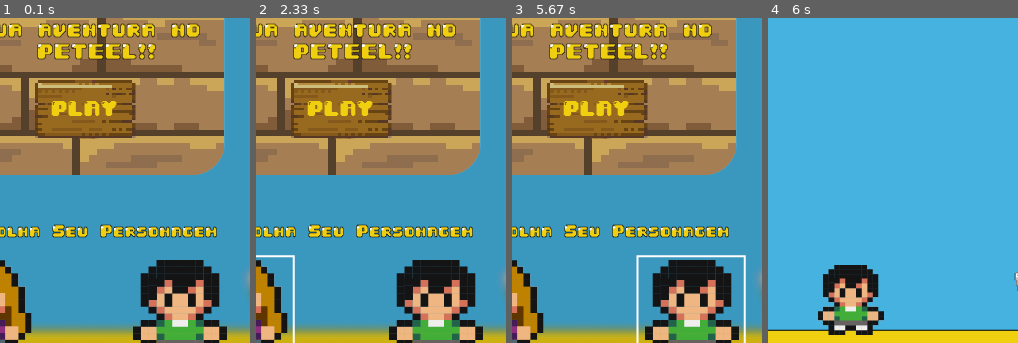
Above: before the commit, frames 1-4 (left to right).
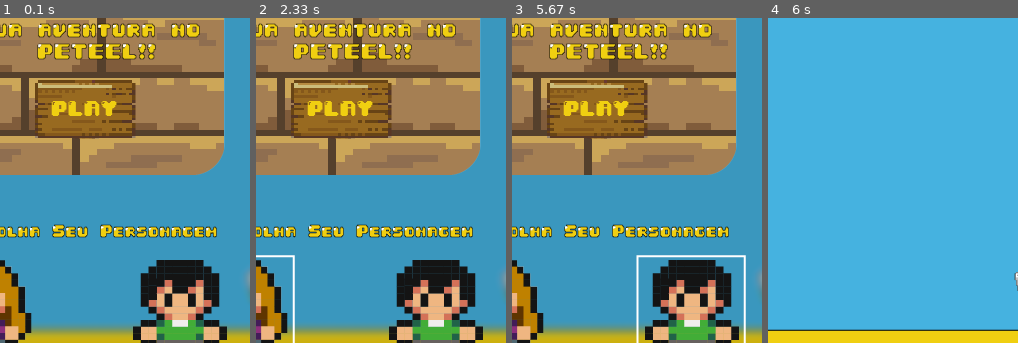
Above: after the commit, the same moments.

Repository: Victor-J-L/JOGO-PETEEL
Game: pygame game, started from primeirafaseteste.py
Same seed, same stepped clock (60 frames per second), same inputs: the game is played once before the commit and once after it.
Inputs (mouse positions are % of the whole screen's width and height, from its top left):
- Up to frame 1 (0.1 s): no input
- Up to frame 2 (2.33 s): click (33, 81) at 0.38 s; click (72, 81) at 0.72 s; click (33, 81) at 1.05 s
- Up to frame 3 (5.67 s): click (72, 81) at 2.38 s
- Up to frame 4 (6 s): click (54, 46) at 5.72 s
The pictures show only the part of the screen within x 36-86%, y 36-86%; the shares and areas given below are measured in that part.

Frames 1-3 are identical in both runs. In frame 4, 4.4% of the frame differs, in the area x 20-47%, y 76-98%.

Commit message:
iniciando classes e funções

Diff:
--- a/primeirafaseteste.py
+++ b/primeirafaseteste.py
@@ -38,7 +38,7 @@
     sp_play.rect.right = 314
 
     fundo = pygame.image.load("Imagens/Primeira Fase/fundo123desfocado.png")
-
+    all_sprites = pygame.sprite.Group()
     #PERSONAGEM 1
 
     p1frente = pygame.image.load("Imagens/personagem/personagem1frente.png") #personagem1frente
@@ -61,14 +61,18 @@
     sp_p2frente.rect.left = 200
     sp_p2frente.rect.right = 405
 
-    #PERSONAGEM
+    class personagem(pygame.sprite.Sprite):
+        def personagem(self, personagem, game):
+            personagem.groups = game.all_sprites
+            pygame.sprite.Sprite.personagem(self, self.groups)
+            personagem.image = pygame.image.load("Imagens/personagem/personagem1frente_min.png")
+            personagem.rect = personagem.image.get_rect()
+            personagem.rect.top = 800
+            personagem.rect.left = 200
 
-    personagem = pygame.image.load("Imagens/personagem/personagem1frente_min.png")
-    sp_personagem = pygame.sprite.Sprite()
-    sp_personagem.personagem = personagem
-    sp_personagem.rect = personagem.get_rect()
-    sp_personagem.rect.top = 800
-    sp_personagem.rect.left = 200
+
+    #personagem = personagem() ???????
+
 
     #SELECAO PERSONAGEM
 
@@ -120,24 +124,18 @@
 
         if xmouse >= sp_p1frente.rect.left and xmouse <= sp_p1frente.rect.right and ymouse <= sp_p1frente.rect.bottom and ymouse >= sp_p1frente.rect.top:
             if event.type == pygame.MOUSEBUTTONDOWN:
-                personagem = pygame.image.load("Imagens/personagem/personagem1frente_min.png") #personagem1frente
-                sp_personagem = pygame.sprite.Sprite()
-                sp_personagem.personagem = personagem
-                sp_personagem.rect = personagem.get_rect()
-                sp_personagem.rect.top = 480
-                sp_personagem.rect.left = 800
-
+                personagem.image = pygame.image.load("Imagens/personagem/personagem1frente_min.png") #personagem1frente
+                personagem.rect = personagem.image.get_rect()
+                personagem.rect.top = 480
+                personagem.rect.left = 800
                 sp_selecao.rect.right = 217
 
         if xmouse >= sp_p2frente.rect.left and xmouse <= sp_p2frente.rect.right and ymouse <= sp_p2frente.rect.bottom and ymouse >= sp_p2frente.rect.top:
             if event.type == pygame.MOUSEBUTTONDOWN:
-                personagem = pygame.image.load("Imagens/personagem/personagem2frente_min.png") #personagem1frente
-                sp_personagem = pygame.sprite.Sprite()
-                sp_personagem.personagem = personagem
-                sp_personagem.rect = personagem.get_rect()
-                sp_personagem.rect.top = 480
-                sp_personagem.rect.left = 800
-
+                personagem.image = pygame.image.load("Imagens/personagem/personagem2frente_min.png") #personagem1frente
+                personagem.rect = personagem.image.get_rect()
+                personagem.rect.top = 480
+                personagem.rect.left = 800
                 sp_selecao.rect.right = 412
 
         if xmouse >= sp_play.rect.left and xmouse <= sp_play.rect.right and ymouse <= 351 and ymouse >= 295:
@@ -146,13 +144,15 @@
                 sp_play.rect.left = 800
                 sp_p1frente.rect.left = 800
                 sp_p2frente.rect.left = 800
-                sp_personagem.rect.top = 480
-                sp_personagem.rect.left = 228
+                personagem.rect.top = 480
+                personagem.rect.left = 228
                 sp_selecao.rect.right = 800
                 fundo = pygame.image.load("Imagens/Primeira Fase/fundo1_1.png")
 
 
 
+        all_sprites.update()
+        all_sprites.draw(tela)
 
         tela.blit(fundo, (0,0))
         #tela.blit(sp_bolinha.bolinha, sp_bolinha.rect)
@@ -162,7 +162,7 @@
         tela.blit(sp_play.botaoplay, sp_play.rect)
         tela.blit(sp_p1frente.p1frente, sp_p1frente.rect)
         tela.blit(sp_p2frente.p1frente, sp_p2frente.rect)
-        tela.blit(sp_personagem.personagem, sp_personagem.rect)
+        #tela.blit(sp_personagem.personagem, sp_personagem.rect)
         tela.blit(sp_selecao.selecao, sp_selecao.rect)
 
 
